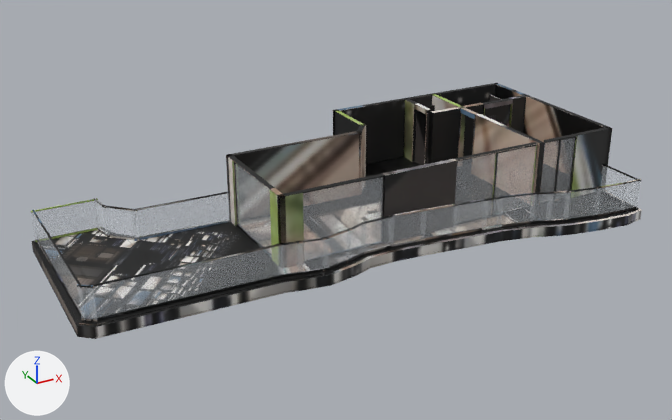
The glTF model akasya-3d/kent-53/model.glb as it was, and as the next commit left it.
Camera for both pictures: a 50 mm lens placed at (-13.59, -24.21, 12.45), pointed at (-0.36, -0.16, 0.43). Lighting does not change. The marker at lower left points along +X, +Y and +Z. The picture after the commit comes second. Where no turn or scale is listed for an object, it has been applied to the vertices. Vertices at exactly the same position are counted once.
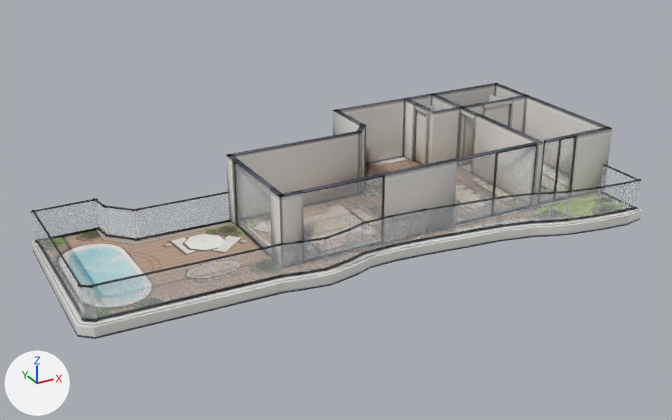
What differs and where, as boxes [x1, y1, x2, y2] in the pictures (672 x 420 px):
```json
{"part": 1, "of": "me_mesh_0", "change": "reshaped", "before": [453, 112, 540, 234], "after": [79, 112, 540, 325]}
{"part": 2, "of": "me_mesh_0", "change": "reshaped", "after": [226, 154, 237, 225]}
{"part": 3, "of": "me_mesh_0", "change": "added", "after": [333, 110, 365, 135]}
{"part": 4, "of": "me_mesh_0", "change": "surface changed", "before": [31, 84, 642, 337], "after": [31, 84, 642, 337], "on screen": "black to grey"}
```

Scene script edits in JSON lines:
```json
{"block": "me_mesh_0", "where": "# used by ob_mesh_0; location = (-9.39, 4.17, -0.36)"}
{"op": "remove", "block": "me_mesh_0", "code": "me_mesh_0.from_pydata(...)  # 1704 vertices, 2940 faces; spans x 0.0..18.7, y -8.5..0.0, z 0.0..2.6"}
{"op": "add", "block": "me_mesh_0", "code": "me_mesh_0.from_pydata(...)  # 1993 vertices, 3546 faces; spans x 0.0..18.7, y -8.5..0.0, z 0.0..2.6"}
{"block": "me_mesh_0", "change": "me_mesh_0 part 1: 10 vertices moved within x 15.4..15.6, y -6.4..-0.2, z 0.3..0.4; 4 vertices removed from x 13.0, y -7.1, z 0.4..1.4; 283 vertices added at x 6.1..18.6, y -7.1..-0.1, z 0.0..2.6"}
{"block": "me_mesh_0", "change": "me_mesh_0 part 2: 1 vertex moved within x 6.2, y -2.5, z 0.3; 8 vertices added at x 6.1..6.2, y -2.5..-2.4, z 0.0..2.6"}
{"block": "me_mesh_0", "change": "me_mesh_0 part 3: 2 vertices added at x 11.2, y -0.1, z 0.4..2.6"}
{"block": "me_mesh_0", "change": "me_mesh_0 part 4: 1895 kept faces spanning x 0.0..18.6, y -8.5..0.0, z 0.0..2.6 get new texture (UV) coordinates"}
```
